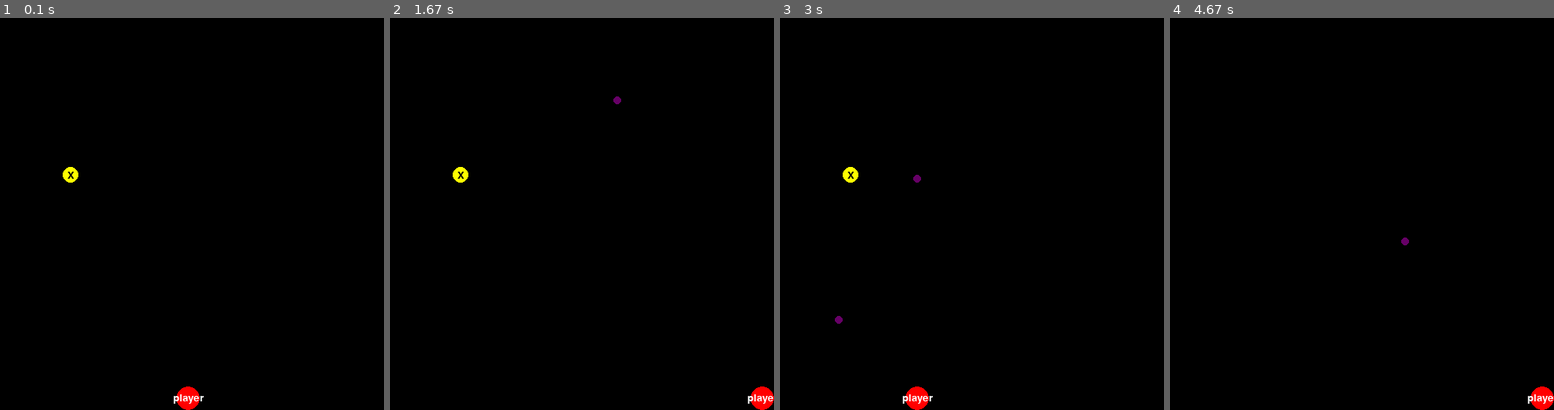
Above: before the commit, frames 1-4 (left to right).
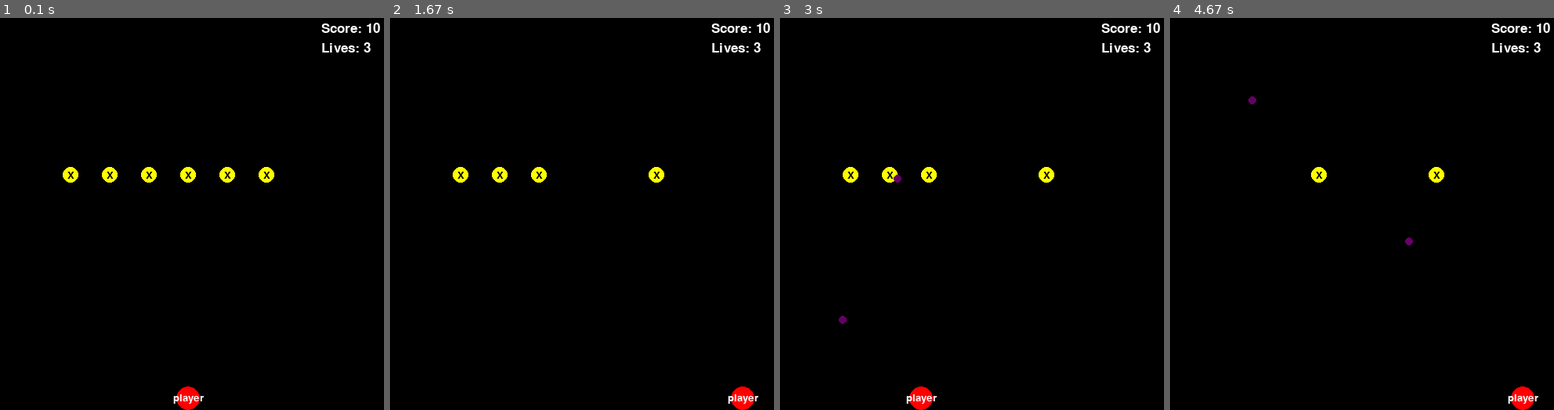
Above: after the commit, the same moments.

Repository: Timhobson-source/space-invaders-pygame
Game: pygame game, started from main.py
Two runs of this game, one before a commit and one after it. Both use one fixed random seed, a clock stepped at 60 frames per second and the inputs below.
Inputs:
- Up to frame 1 (0.1 s): no input
- Up to frame 2 (1.67 s): tap Space at 0.33, 0.73, 1.03, 1.23, 1.53 s; hold Right 0.67-1.13 s; hold Right 1.17-1.63 s
- Up to frame 3 (3 s): hold Left 1.67-2.2 s; tap Space at 1.73, 2.03, 2.3, 2.73 s; hold Left 2.23-2.63 s; hold Right from 2.67 s (still down)
- Up to frame 4 (4.67 s): tap Space at 3.03, 3.4, 3.7, 3.9, 4.2, 4.4 s; release Right at 3.3 s; hold Left 3.33-3.8 s; hold Right 3.83-4.3 s; hold Right from 4.33 s (still down)

The runs differ from the first frame. In frame 1, 0.9% of the frame differs, in the area x 26-99%, y 1-42%; in frame 2, 1.2%, in the area x 26-100%, y 1-100%; in frame 3, 1.0%; in frame 4, 1.2%.

Commit message:
add config and buffers

Diff:
--- /dev/null
+++ b/config/__init__.py
@@ -0,0 +1,9 @@
+import yaml
+from functools import lru_cache
+
+
+@lru_cache  # cache means can't change config file mid game (which is ok)
+def get_config():
+    with open('config/conf.yaml') as f:
+        config = yaml.safe_load(f)
+    return config
--- /dev/null
+++ b/config/conf.yaml
@@ -0,0 +1,11 @@
+window:
+  width: 500
+  height: 500
+  left_horizontal_buffer: 25
+  right_horizontal_buffer: 25
+  top_vertical_buffer: 70
+  bottom_vertical_buffer: 0
+
+bullet:
+  speed: 20
+  radius: 5
--- a/main.py
+++ b/main.py
@@ -1,22 +1,27 @@
 import pygame
 
+from config import get_config
 from src.screen import ScreenHandler
 
 WINDOW_WIDTH, WINDOW_HEIGHT = 500, 500
-BLACK = (0, 0, 0)
-WHITE = (250, 250, 250)
 
 
 if __name__ == '__main__':
     pygame.init()
     pygame.font.init()
 
-    window = pygame.display.set_mode((WINDOW_WIDTH, WINDOW_HEIGHT))
+    config = get_config()
+
+    window = pygame.display.set_mode(
+        (config['window']['width'], config['window']['height'])
+    )
     pygame.display.set_caption("Game!")
 
     screen_handler = ScreenHandler(window)
+    screen_handler.create_score_box(420, 5, window)
     screen_handler.create_player(250, window.get_height() - 15, 25, 15, window)
-    screen_handler.create_enemy(100, 200, 25, 10, window)
+    for i in range(6):
+        screen_handler.create_enemy(100 + i*50, 200, 25, 10, window)
 
     running = True
     while running:
--- a/src/screen.py
+++ b/src/screen.py
@@ -6,6 +6,7 @@
     Player,
     Bullet,
     Enemy,
+    ScoreBox,
     ScreenObjectFactory,
     BLACK,
 )
@@ -76,3 +77,8 @@
         args = [x, y, vel, radius, window]
         obj = self.screen_object_factory.create(Bullet, *args)
         self.screen_objects.append(obj)
+
+    def create_score_box(self, x: int, y: int, window: pygame.Surface):
+        args = [x, y, window]
+        obj = self.screen_object_factory.create(ScoreBox, *args)
+        self.screen_objects.append(obj)
--- a/src/screen_objects.py
+++ b/src/screen_objects.py
@@ -3,7 +3,10 @@
 
 import pygame
 
+from config import get_config
 from src.helpers import clip_value
+
+config = get_config()
 
 # Colours in RGB format
 BLACK = (0, 0, 0)
@@ -13,6 +16,8 @@
 PURPLE = (102, 0, 102)
 
 SHOOTING_RECOIL_TIME = 0.3  # seconds
+
+DEFAULT_FONT = pygame.font.get_default_font()
 
 
 class ScreenObjectFactory:
@@ -25,21 +30,37 @@
 
 
 class ScreenObject(ABC):
-    """Do not instantiate directly. Use the ScreenObjectFactory class."""
+
+    def __init__(self, id):
+        self._id = id
+
+    @property
+    def id(self):
+        return self._id
+
+    def __eq__(self, obj):
+        return super().__eq__(obj) and (obj.id == self.id)
+
+    @abstractmethod
+    def update_state(self, screen_handler):
+        pass
+
+
+class Character(ScreenObject):
+    """Do not instantiate child classes directly. Use the ScreenObjectFactory class."""
 
     label: str = None
     label_rgb: tuple = None
     color: tuple = None
 
     def __init__(self, x: int, y: int, vel: int, radius: int, window: pygame.Surface, id: int):
-        self._id = id
+        super().__init__(id)
         self.x = x
         self.y = y
         self.vel = vel
         self.radius = radius
         self.window = window
-        font = pygame.font.get_default_font()
-        self.text = pygame.font.SysFont(font, 20).render(
+        self.text = pygame.font.SysFont(DEFAULT_FONT, 20).render(
             self.label, True, self.label_rgb
         )
 
@@ -56,14 +77,8 @@
                            (self.x, self.y), self.radius)
         self.window.blit(self.text, text_coords)
 
-    def id(self):
-        return self._id
 
-    def __eq__(self, obj):
-        return super().__eq__(obj) and obj.id == self.id
-
-
-class Player(ScreenObject):
+class Player(Character):
 
     color: tuple = RED
     label: str = 'player'
@@ -89,12 +104,17 @@
             self.shoot(screen_handler)
 
         # stop circle going out of the screen
-        self.x = clip_value(self.x, self.radius,
-                            self.window.get_width() - self.radius)
-        self.y = clip_value(self.y, self.radius,
-                            self.window.get_height() - self.radius)
+        min_x = self.radius + config['window']['left_horizontal_buffer']
+        max_x = self.window.get_width() - self.radius - \
+            config['window']['right_horizontal_buffer']
+        self.x = clip_value(self.x, min_x, max_x)
 
-    def shoot(self, screen_handler, bullet_speed=20, bullet_radius=5):
+    def shoot(self, screen_handler, bullet_speed=None, bullet_radius=None):
+        if bullet_speed is None:
+            bullet_speed = config['bullet']['speed']
+        if bullet_radius is None:
+            bullet_radius = config['bullet']['radius']
+
         cur_time = time.time()
         if not self.last_bullet_time or cur_time - self.last_bullet_time > SHOOTING_RECOIL_TIME:
             self.last_bullet_time = cur_time
@@ -104,7 +124,7 @@
                 self.x, self.y, bullet_speed, bullet_radius, self.window)
 
 
-class Enemy(ScreenObject):
+class Enemy(Character):
 
     color: tuple = YELLOW
     label: str = 'X'
@@ -114,7 +134,7 @@
         pass
 
 
-class Bullet(ScreenObject):
+class Bullet(Character):
 
     color: tuple = PURPLE
     label: str = ''
@@ -124,10 +144,49 @@
         self.y -= self.vel
 
     def is_offscreen(self):
-        # add a buffer on top of screen for bullets to disappear
-        # as it looks nicer
-        if self.y > self.window.get_height() or self.y < 50:
+        max_y = self.window.get_height(
+        ) - config['window']['bottom_vertical_buffer']
+        min_y = config['window']['top_vertical_buffer']
+
+        max_x = self.window.get_width(
+        ) - config['window']['right_horizontal_buffer']
+        min_x = config['window']['left_horizontal_buffer']
+
+        if self.y > max_y or self.y < min_y:
             return True
-        if self.x > self.window.get_width() or self.x < 0:
+        if self.x > max_x or self.x < min_x:
             return True
         return False
+
+
+class ScoreBox(ScreenObject):
+
+    font = DEFAULT_FONT
+    size = 25
+    color = WHITE
+
+    def __init__(self, x: int, y: int, window: pygame.Surface, id: int):
+        super().__init__(id)
+        self.window = window
+        self.x = x
+        self.y = y
+
+    def update_state(self, screen_handler):
+        # have screen_handler have access to the score?
+        # whether as a direct attribute or through an attribute
+        # which is a class for game meta information.
+        # Then this method can update the text?
+        # or just have it print the score in the draw method?
+        pass
+
+    def draw(self):
+        score = 10
+        lives = 3
+        score_box = pygame.font.SysFont(self.font, self.size).render(
+            f"Score: {score}", True, self.color
+        )
+        lives_box = pygame.font.SysFont(self.font, self.size).render(
+            f"Lives: {lives}", True, self.color
+        )
+        self.window.blit(score_box, (self.x, self.y))
+        self.window.blit(lives_box, (self.x, self.y + self.size))
